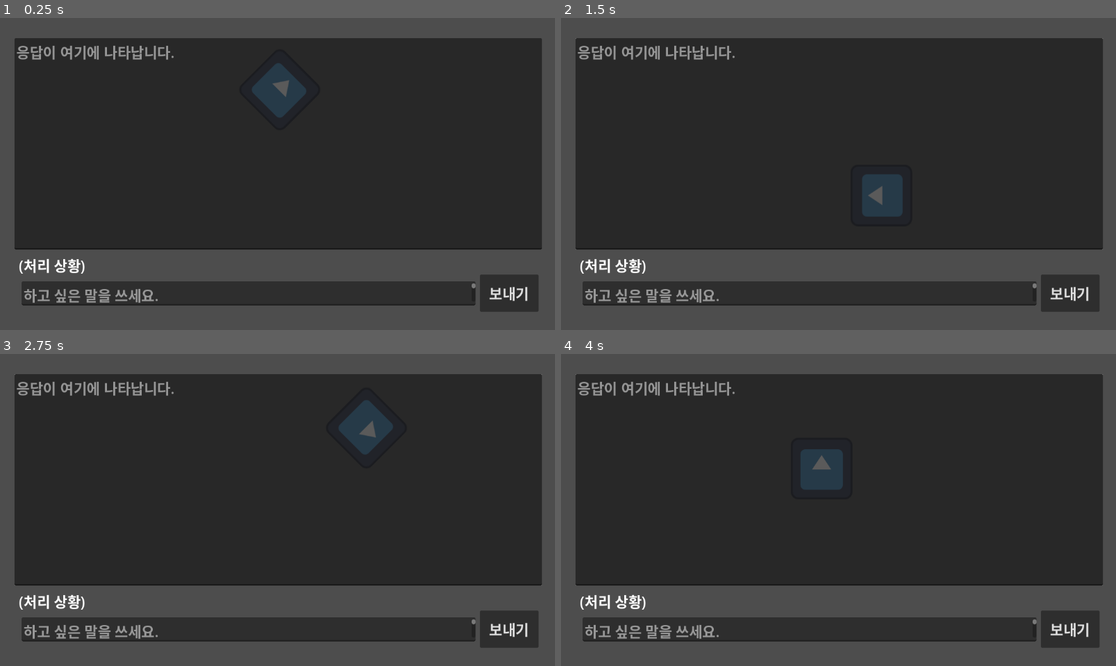
Above: before the commit, frames 1-4 (two rows, left to right).
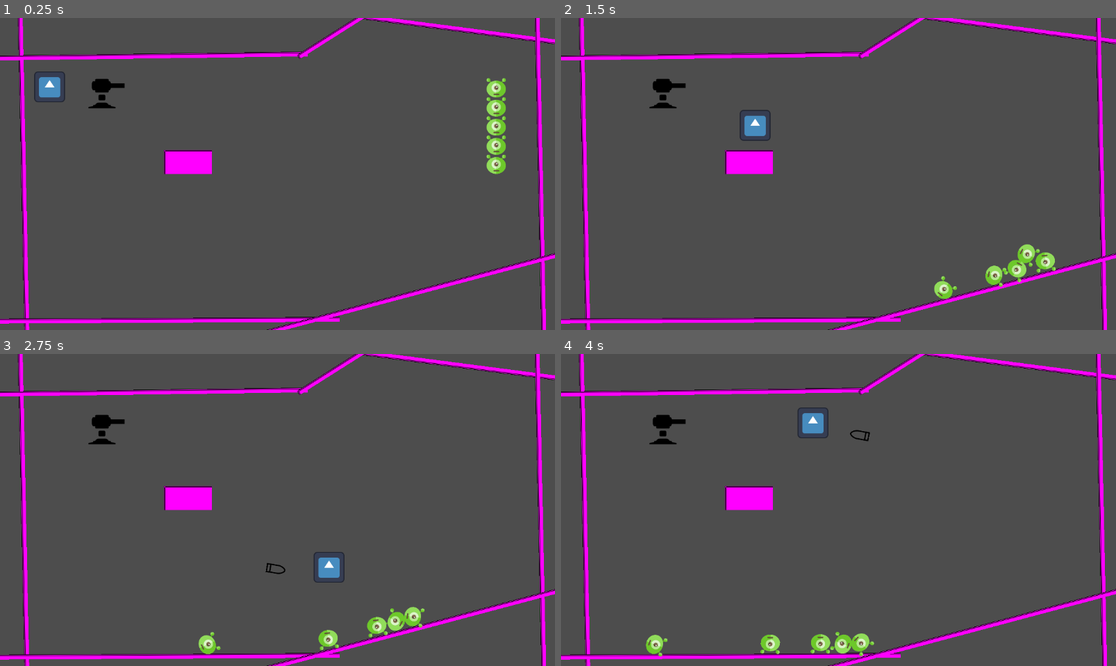
Above: after the commit, the same moments.

Repository: gasbank/godot-llm-yyt
Game: Godot game, scene res://game.tscn
Same seed, same stepped clock (60 frames per second), same inputs: the game is played once before the commit and once after it. Before the commit the project starts from res://node_2d.tscn. The engine's default icon, where the game draws it, is replaced by a stand-in: a white triangle on a blue panel in a dark square.
Inputs (mouse positions are in pixels of both pictures, inside the frame that each line leads up to):
- Up to frame 1 (0.25 s): no input
- Up to frame 2 (1.5 s): tap Enter at 0.5, 0.6 s; move the mouse to (960, 158) at 0.52 s; hold D (move_right) 0.53-1.28 s; click (960, 158) at 0.67 s; move the mouse to (727, 189) at 1.27 s; hold S (move_down) from 1.28 s (still down); tap Keypad Enter at 1.35 s
- Up to frame 3 (2.75 s): move the mouse to (333, 441) at 2.02 s; release S (move_down) at 2.03 s; hold D (move_right) from 2.03 s (still down); tap Enter at 2.1 s
- Up to frame 4 (4 s): move the mouse to (810, 572) at 2.77 s; release D (move_right) at 2.78 s; hold W (move_up) 2.78-3.53 s; tap Keypad Enter at 2.85 s; click (810, 572) at 2.92 s; move the mouse to (1005, 556) at 3.52 s; hold A (move_left) from 3.53 s (still down); tap Enter at 3.6 s

The runs differ from the first frame. In frame 1, 74% of the frame differs, in the area x 0-100%, y 0-100%; in frame 2, 75%; in frame 3, 75%; in frame 4, 75%.

Commit message:
좀 더 장난 2

Diff:
--- a/OllamaClient.gd
+++ b/OllamaClient.gd
@@ -23,7 +23,7 @@
 	if err != OK:
 		push_error("HTTP request error: %s" % err)
 
-func _on_response(result, code, _headers, body):
+func _on_response(_result, code, _headers, body):
 	if code != 200:
 		push_error("Ollama error %d" % code)
 		return
--- /dev/null
+++ b/bullet-free-3-svgrepo-com.svg
@@ -0,0 +1,24 @@
+<?xml version="1.0" encoding="utf-8"?>
+
+<!DOCTYPE svg PUBLIC "-//W3C//DTD SVG 1.1//EN" "http://www.w3.org/Graphics/SVG/1.1/DTD/svg11.dtd">
+<!-- Uploaded to: SVG Repo, www.svgrepo.com, Generator: SVG Repo Mixer Tools -->
+<svg version="1.1" id="_x32_" xmlns="http://www.w3.org/2000/svg" xmlns:xlink="http://www.w3.org/1999/xlink"
+	 width="800px" height="800px" viewBox="0 0 512 512"  xml:space="preserve">
+<style type="text/css">
+<![CDATA[
+	.st0{fill:#000000;}
+]]>
+</style>
+<g>
+	<path class="st0" d="M376.531,197.984c-0.031-19.719-3.688-41.172-9.844-62.703c-9.281-32.25-24.156-64.484-42.406-89.734
+		c-9.188-12.609-19.188-23.516-30.375-31.734c-5.625-4.078-11.531-7.5-17.875-9.938C269.719,1.438,262.969,0,256,0
+		c-9.297,0-18.172,2.563-26.234,6.625c-14.141,7.188-26.328,18.781-37.391,32.75c-16.531,21.031-30.438,47.875-40.563,75.813
+		c-10.063,27.984-16.297,56.938-16.344,82.797C135.469,263.938,135.5,512,135.5,512h241.031
+		C376.531,512,376.516,259.875,376.531,197.984z M167.688,479.781c0-0.766,0-1.469,0-2.313c0-11.125,0-28.313,0-53.469h176.625
+		c0,27.063,0,44.75,0,55.781H167.688z M344.313,391.797H167.688c0-14.266,0-36.734,0-62.328c0-43.625,0-96.125,0-131.484
+		c-0.016-15.641,3.063-34.609,8.594-53.813c8.234-28.859,22.031-58.422,37.516-79.703c7.703-10.656,15.828-19.203,23.297-24.625
+		c3.734-2.734,7.281-4.688,10.438-5.906c3.188-1.219,5.953-1.719,8.469-1.719c3.344,0,7.188,0.906,11.75,3.188
+		c7.938,3.938,17.469,12.313,26.563,23.906c13.719,17.375,26.516,41.656,35.563,66.813c9.125,25.141,14.469,51.313,14.438,71.859
+		C344.313,254.094,344.313,353.156,344.313,391.797z"/>
+</g>
+</svg>
--- /dev/null
+++ b/bullet.gd
@@ -0,0 +1,39 @@
+extends RigidBody2D
+class_name Bullet
+
+@export var smooth_time      : float  = 0.25   # Unity SmoothDamp 의 Time
+@export var max_force        : float  = 8000.0 # 힘 제한 (안정성)
+@export var face_forward     : bool = true   # 바라보게 할지
+
+var target : Node2D = null
+
+func set_target(new_target: Node2D) -> void:
+	target = new_target            # 타깃 교체
+func clear_target() -> void:
+	target = null                  # 타깃 해제
+
+# _integrate_forces() 를 쓰면 서브‑스텝에서도 안정
+func _integrate_forces(state: PhysicsDirectBodyState2D) -> void:
+	if not is_instance_valid(target):
+		return
+
+	# --- 1) 스프링/댐퍼 계수 계산 (임계 감쇠) ----------------------------
+	var tau     :float = max(smooth_time, 0.0001)        # 시정수
+	var omega   := 2.0 / tau                       # 2/τ  (ω = 2ζ/τ, ζ=1)
+	var k       := omega * omega * mass            # 스프링 상수 k = m·ω²
+	var c       := 2.0 * mass * omega              # 댐핑 c = 2·m·ω    (임계)
+
+	# --- 2) 현재 오차 & 힘 계산 -----------------------------------------
+	var pos_err := target.global_position - global_position
+	var vel_err := Vector2.ZERO - linear_velocity          # 목표 속도 = 0
+	var force   := pos_err * k + vel_err * c               # F = ‑k·x ‑ c·v
+
+	# --- 3) 힘 크기 제한 & 적용 -----------------------------------------
+	if force.length() > max_force:
+		force = force.normalized() * max_force
+
+	apply_force(force)          # Godot 4.x (3.x: add_central_force)
+
+	# --- 4) 회전 (선택) --------------------------------------------------
+	if face_forward and linear_velocity.length() > 1.0:
+		rotation = linear_velocity.angle()
--- /dev/null
+++ b/bullet.tscn
@@ -0,0 +1,17 @@
+[gd_scene load_steps=4 format=3 uid="uid://qnmkeho7d58h"]
+
+[ext_resource type="Script" uid="uid://r8o45wjkhila" path="res://bullet.gd" id="1_t4vbm"]
+[ext_resource type="Shape2D" uid="uid://0ng1wvp3ba10" path="res://bullet_shape.tres" id="1_v8qja"]
+[ext_resource type="Texture2D" uid="uid://cbdsk4oknfmi8" path="res://bullet-free-3-svgrepo-com.svg" id="2_v8qja"]
+
+[node name="Bullet" type="RigidBody2D"]
+script = ExtResource("1_t4vbm")
+
+[node name="CollisionShape2D" type="CollisionShape2D" parent="."]
+shape = ExtResource("1_v8qja")
+disabled = true
+
+[node name="Sprite2D" type="Sprite2D" parent="."]
+rotation = 1.5708
+scale = Vector2(0.5, 0.5)
+texture = ExtResource("2_v8qja")
--- /dev/null
+++ b/bullet_shape.tres
@@ -0,0 +1,4 @@
+[gd_resource type="RectangleShape2D" format=3 uid="uid://0ng1wvp3ba10"]
+
+[resource]
+size = Vector2(40, 20)
--- a/game.tscn
+++ b/game.tscn
@@ -7,6 +7,9 @@
 [ext_resource type="Script" uid="uid://dgcgyfgdr1x22" path="res://area_trigger.gd" id="3_feb5d"]
 [ext_resource type="Shape2D" uid="uid://ccme4fq2ofvqe" path="res://player_shape.tres" id="4_eow3j"]
 [ext_resource type="PackedScene" uid="uid://cvwvm5tje3v5t" path="res://enemy.tscn" id="6_ryrav"]
+[ext_resource type="Script" uid="uid://dayvtlxju38jm" path="res://turret.gd" id="8_vef74"]
+[ext_resource type="Texture2D" uid="uid://b5ug3gdry40m6" path="res://turret-svgrepo-com.svg" id="9_hve3p"]
+[ext_resource type="PackedScene" uid="uid://qnmkeho7d58h" path="res://bullet.tscn" id="9_mfdv2"]
 
 [sub_resource type="RectangleShape2D" id="RectangleShape2D_e2o6t"]
 size = Vector2(100, 50)
@@ -102,7 +105,7 @@
 texture = SubResource("PlaceholderTexture2D_fc0e3")
 
 [node name="Player" type="CharacterBody2D" parent="."]
-position = Vector2(488, 458)
+position = Vector2(103, 143)
 motion_mode = 1
 script = ExtResource("1_e2o6t")
 speed = 400.0
@@ -117,3 +120,19 @@
 [node name="SpawnPoint" type="Marker2D" parent="."]
 position = Vector2(1030, 196)
 gizmo_extents = 20.0
+
+[node name="Turret" type="Node2D" parent="."]
+position = Vector2(221, 197)
+script = ExtResource("8_vef74")
+bullet_prefab = ExtResource("9_mfdv2")
+
+[node name="Sprite2D" type="Sprite2D" parent="Turret"]
+texture = ExtResource("9_hve3p")
+offset = Vector2(0, -40)
+
+[node name="Muzzle" type="Marker2D" parent="Turret"]
+position = Vector2(36, -56)
+
+[node name="SpawnTimer" type="Timer" parent="Turret"]
+wait_time = 2.0
+autostart = true
--- a/player.gd
+++ b/player.gd
@@ -1,7 +1,7 @@
 extends CharacterBody2D
 @export var speed: float = 200.0    # 인스펙터에서 조정 가능
 
-func _physics_process(delta: float) -> void:
+func _physics_process(_delta: float) -> void:
 	var dir := Vector2.ZERO
 
 	if Input.is_action_pressed("move_left"):
--- a/project.godot
+++ b/project.godot
@@ -11,7 +11,7 @@
 [application]
 
 config/name="Dolki"
-run/main_scene="uid://dt4yka4s6ee24"
+run/main_scene="uid://b3bkn7oy8vkq6"
 config/features=PackedStringArray("4.4", "Mobile")
 config/icon="res://icon.svg"
 
--- /dev/null
+++ b/turret-svgrepo-com.svg
@@ -0,0 +1,2 @@
+<?xml version="1.0" encoding="utf-8"?><!-- Uploaded to: SVG Repo, www.svgrepo.com, Generator: SVG Repo Mixer Tools -->
+<svg width="800px" height="800px" viewBox="0 0 512 512" xmlns="http://www.w3.org/2000/svg"><path fill="#000000" d="M130.72 61C106 61.11 106 62.875 106 91H76l-15 30v60l15 30h30c0 30 0 30 30 30h120c30 0 30 0 30-30h15l15-30h180v-60H316l-15-30h-15c0-30 0-30-30-30H136c-1.875 0-3.633-.007-5.28 0zM166 271a15 15 0 0 0-15 15v45a15 15 0 0 0 15 15h60a15 15 0 0 0 15-15v-45a15 15 0 0 0-15-15h-60zm-15 105c-30 0-45 30-45 30-15 0-30 0-30 15l-60 15v15h360v-15l-60-15c0-15-15-15-30-15 0 0-15-30-45-30h-90z"/></svg>
--- /dev/null
+++ b/turret.gd
@@ -0,0 +1,14 @@
+extends Node2D
+
+@onready var muzzle: Node2D = $Muzzle
+@onready var timer: Timer = $SpawnTimer
+@export var bullet_prefab: PackedScene
+
+func _ready() -> void:
+	timer.timeout.connect(_on_spawn_timer_timeout)
+
+func _on_spawn_timer_timeout() -> void:
+	var bullet := bullet_prefab.instantiate() as Bullet
+	get_parent().add_child(bullet)
+	bullet.set_target($"../Player")
+	bullet.global_position = muzzle.global_position
Not shown, added: bullet-free-3-svgrepo-com.svg.import
Not shown, added: bullet.gd.uid
Not shown: 1 places in game.tscn that only renumber resources
Not shown, added: turret-svgrepo-com.svg.import
Not shown, added: turret.gd.uid
